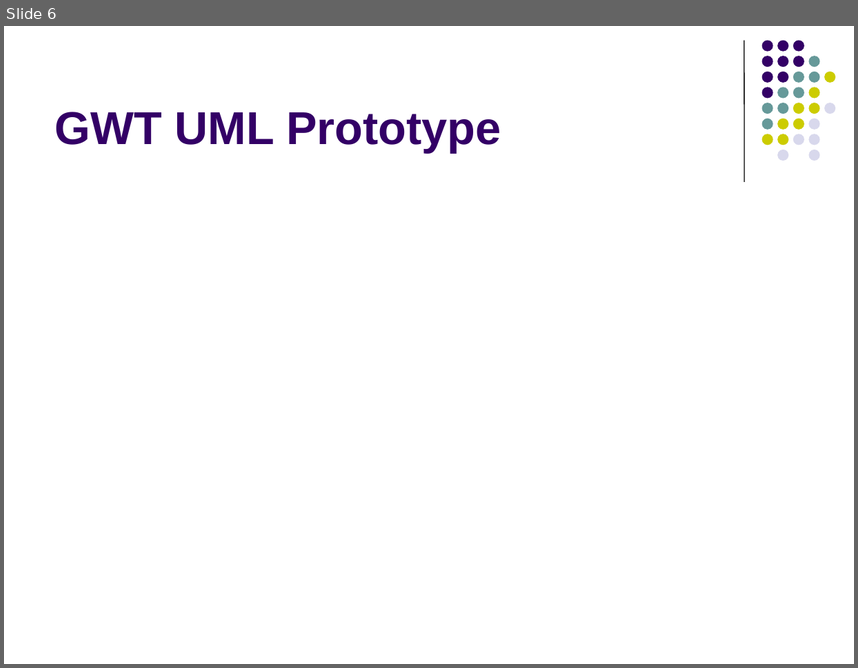
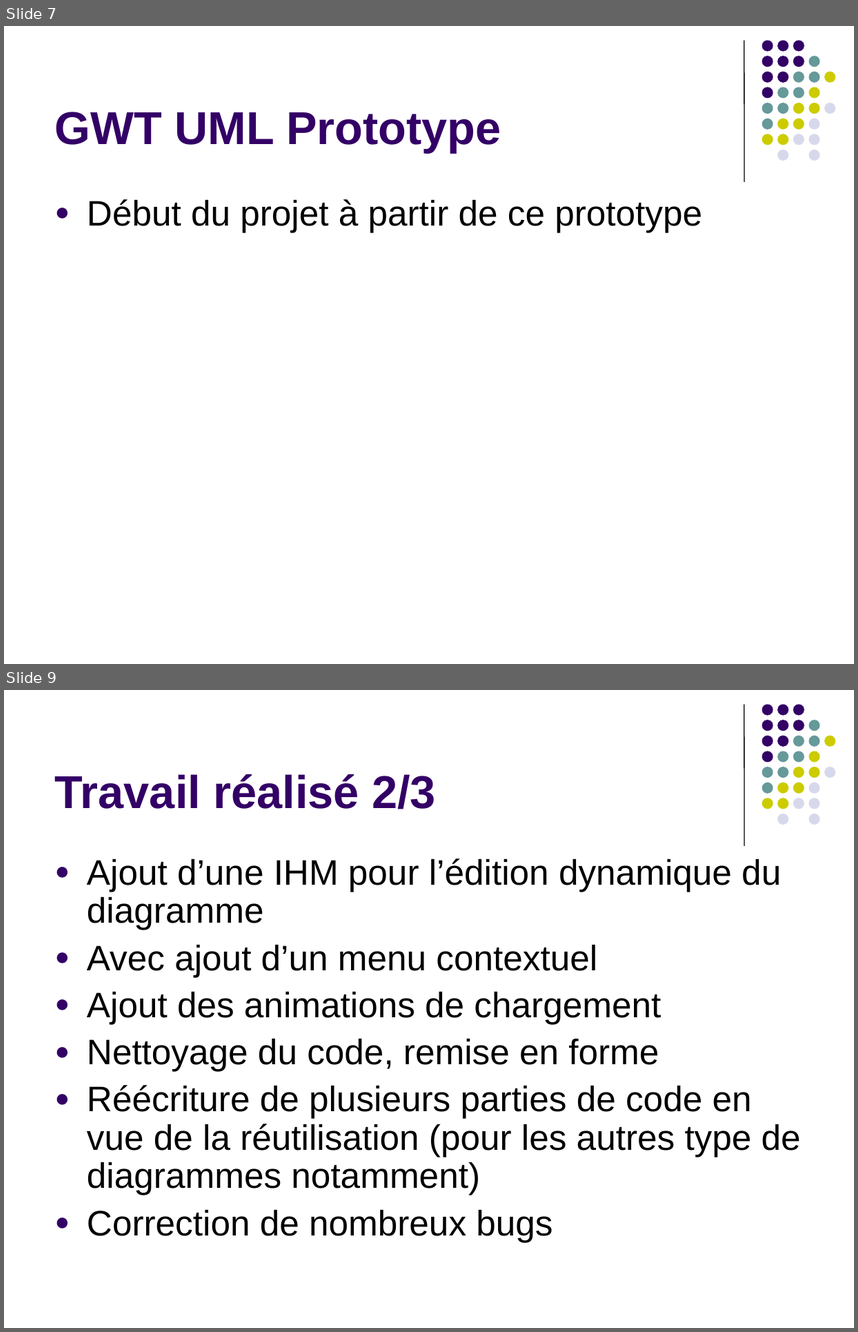
Before and after one commit to raphaelbrugier/gwtuml, a slide deck: wiki/PresentationSoutenanceMiParcours.ppt. Shown one above the other, each under a label of ours: slide 6 before the commit, slides 7 and 9 after it; the slides between them are not shown. The pictures are 858x668 and 858x1332 pixels, drawn with LibreOffice and Linux fonts; fonts in the diff are those of the drawing. Boxes give left, top, right and bottom in pixels: in the first picture for what was removed or moved away, otherwise in the second. Text is boxed around its words. In the diff, an @@ line names an element or a change of style, - is before the commit and + after.

```diff
--- a/wiki/PresentationSoutenanceMiParcours.ppt
+++ b/wiki/PresentationSoutenanceMiParcours.ppt
@@ slide 9 added at [4, 690, 854, 1328], background #FFFFFF; not listed: 32 template elements that a slide beside it also shows @@
@@ title added at [55, 774, 436, 809], 39 pt, text #330066, bold @@
+Travail réalisé 2/3
@@ text added at [87, 858, 801, 1242], 30 pt, text #000000 @@
+● Ajout d’une IHM pour l’édition dynamique du diagramme
+● Avec ajout d’un menu contextuel
+● Ajout des animations de chargement
+● Nettoyage du code, remise en forme
+● Réécriture de plusieurs parties de code en vue de la réutilisation (pour les autres type de diagrammes notamment)
+● Correction de nombreux bugs
@@ what was slide 6 is now slide 7 @@
@@ slide 7 changed as well @@
@@ text added at [87, 199, 702, 232], 30 pt, text #000000 @@
+● Début du projet à partir de ce prototype
```
Also in this commit, not shown: 1 other slide changed, 12 other slides added, 7 slides removed, 1 other file.
